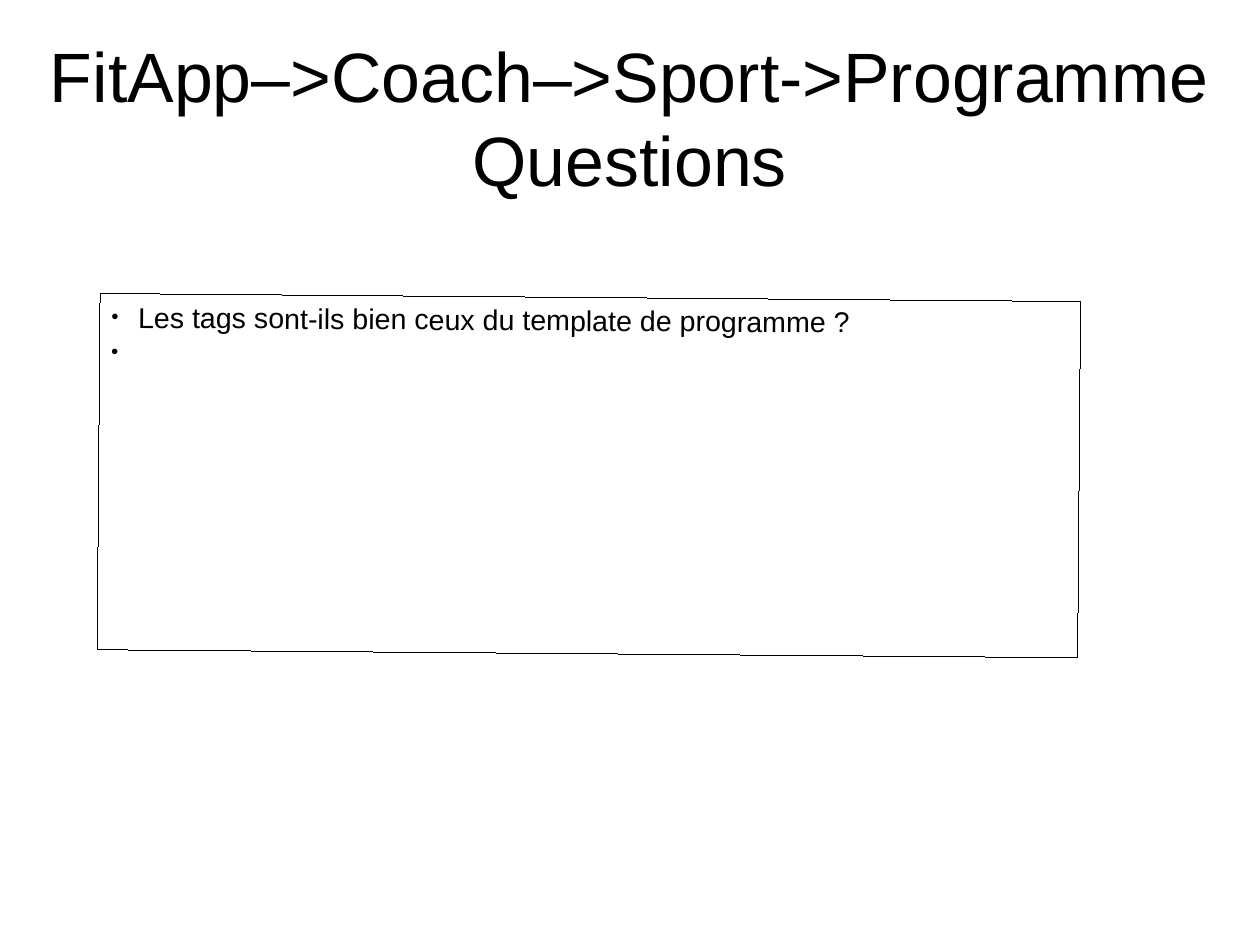
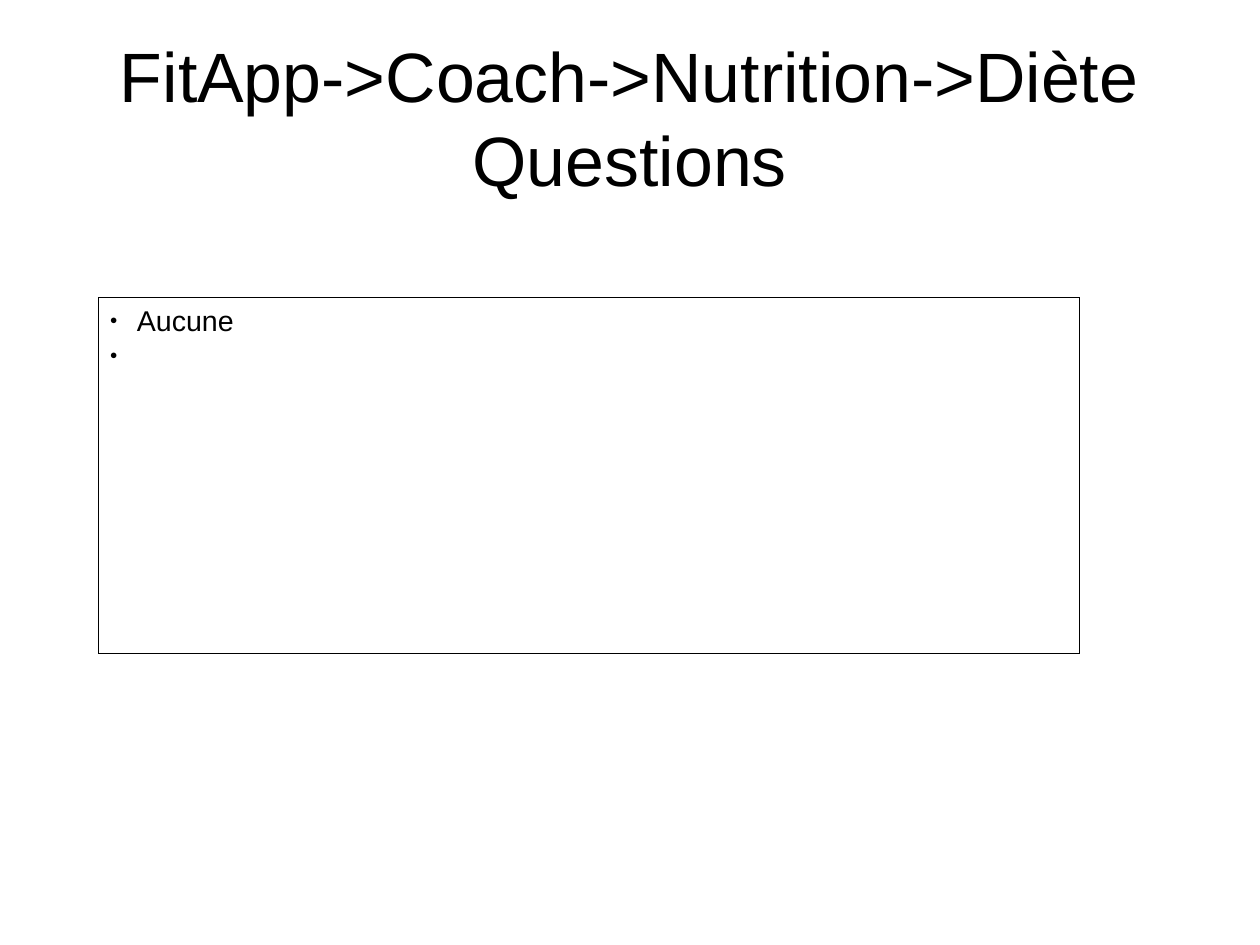
Before and after one commit to NicolasGavard/WebVysionSportV2, a slide deck: slide 24 of Documentations/FitApp - Nutrition v1.02.odp (slide 23 before the commit). Drawn at 1260x945 pixels with LibreOffice and Linux fonts; fonts in the diff are those of the drawing. Boxes give left, top, right and bottom in pixels: in the first picture for what was removed or moved away, otherwise in the second. Text is boxed around its words. In the diff, an @@ line names an element or a change of style, - is before the commit and + after.

Commit message:
Doc Nutrition

```diff
--- a/Documentations/FitApp - Nutrition v1.02.odp
+++ b/Documentations/FitApp - Nutrition v1.02.odp
@@ title at [120, 50, 1138, 199]: text changed @@
-FitApp–>Coach–>Sport->Programme
-Questions
+FitApp->Coach->Nutrition->Diète
+Questions
@@ rectangle "Aucune": place and size @@
-rectangle "Aucune" at [97, 293, 1081, 658]
+rectangle "Aucune" at [98, 297, 1079, 654]
@@ text in rectangle at [137, 311, 234, 332]: text changed @@
-● Les tags sont-ils bien ceux du template de programme ?
+● Aucune
```
Also in this commit, not shown: 14 other slides changed, 6 slides added, 6 slides removed, 1 other file.
